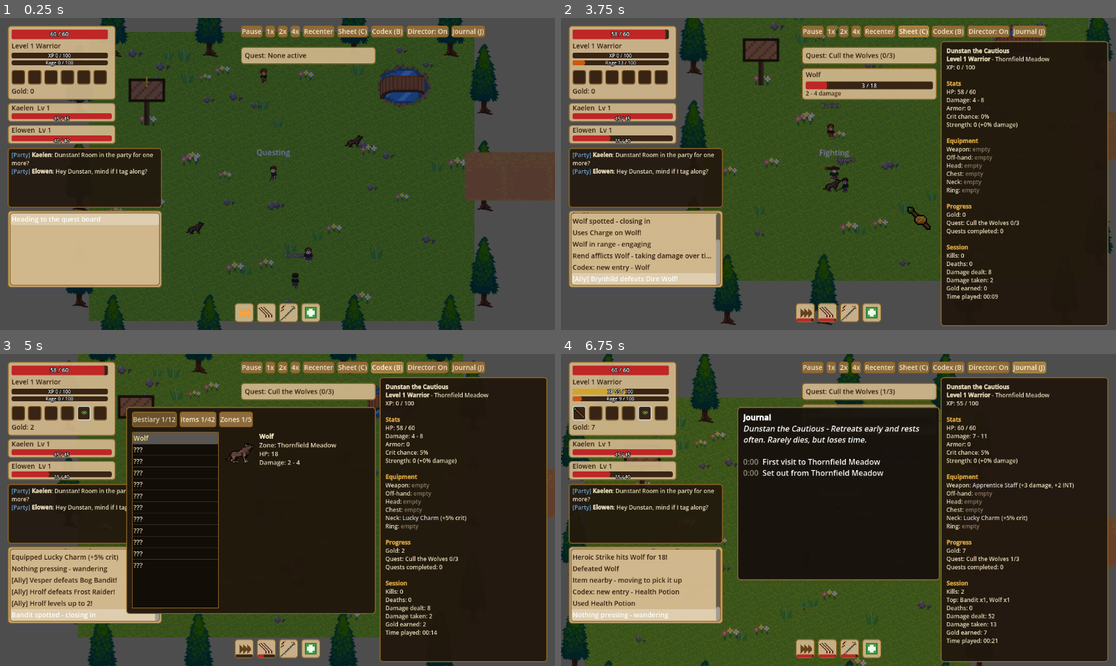
Above: before the commit, frames 1-4 (two rows, left to right).
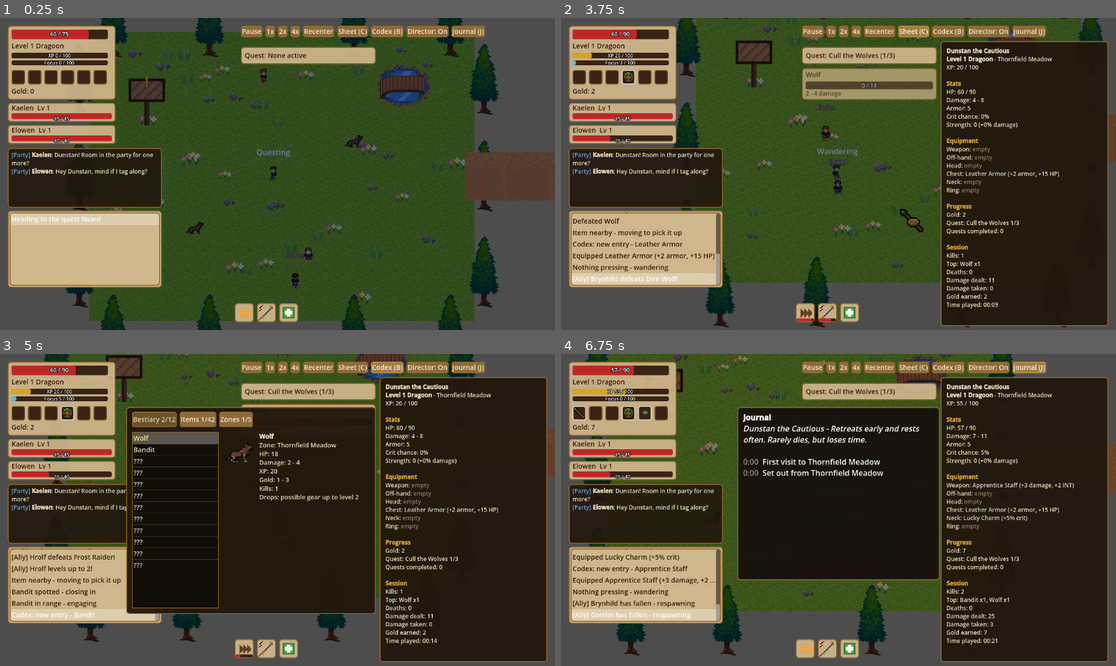
Above: after the commit, the same moments.

Repository: HexaLoid/ai-world-spectator
Game: Godot game, scene res://scenes/Main.tscn
The game is run twice, just before and just after one commit, with the same random seed, the same clock (stepped at 60 frames per second) and the same inputs.
Inputs:
- Up to frame 1 (0.25 s): no input
- Up to frame 2 (3.75 s): click "1x" at 0.5 s; click "2x" at 1.25 s; click "4x" at 2 s; click "Recenter" at 2.75 s; click "Sheet (C)" at 3.5 s
- Up to frame 3 (5 s): click "Codex (B)" at 4.25 s
- Up to frame 4 (6.75 s): click "Director: On" at 5 s; click "Director: Off" at 5.75 s; click "Journal (J)" at 6.5 s

The runs differ from the first frame. In frame 1, 0.6% of the frame differs, in the area x 6-58%, y 3-98%; in frame 2, 9.6%; in frame 3, 11%; in frame 4, 20%, in the area x 0-100%, y 0-100%.

Commit message:
Add the seven jobs, job helpers and class crit bonus
Co-Authored-By: Claude Sonnet 5 <noreply@anthropic.com>

Diff:
--- a/scripts/systems/ability_table.gd
+++ b/scripts/systems/ability_table.gd
@@ -9,8 +9,21 @@
 ## "resource_decay_per_second" both default to 0.0 if unset; a class sets
 ## whichever fits its resource (an aggressive one that drains when idle, like
 ## Rage, vs. a patient one that recovers over time, like Mana).
+## Select-screen order (by role): tank, melee, healer, magic.
+const JOB_ORDER := ["warrior", "black_belt", "thief", "dragoon", "white_mage", "mage", "red_mage"]
+
+static func job_ids() -> Array:
+	return JOB_ORDER
+
+## Display name of a job; unknown ids fall back to the capitalized id.
+static func job_name(id: String) -> String:
+	if id == "":
+		return "Adventurer"
+	return String(CLASSES.get(id, {}).get("name", id.capitalize()))
+
 const CLASSES := {
 	"warrior": {
+		"name": "Warrior", "role": "tank", "blurb": "Heavy armor and Rage. Charges in and holds the line.", "ally_hp_mult": 1.3, "ally_damage_mult": 0.85,
 		"resource_name": "Rage",
 		"resource_color": Color(0.8, 0.35, 0.05, 1.0),
 		"max_resource": 100.0,
@@ -25,6 +38,7 @@
 		"abilities": ["charge", "rend", "heroic_strike", "second_wind"],
 	},
 	"mage": {
+		"name": "Black Mage", "role": "magic", "blurb": "Burns foes from a distance with Mana spells.", "ally_hp_mult": 1.0, "ally_damage_mult": 1.0,
 		"resource_name": "Mana",
 		"resource_color": Color(0.25, 0.45, 0.9, 1.0),
 		"max_resource": 100.0,
@@ -43,11 +57,68 @@
 		# built by fighting, the opposite tradeoff from the warrior's Rage.
 		"abilities": ["frost_nova", "arcane_bolt", "mana_ward"],
 	},
+	"white_mage": {
+		"name": "White Mage", "role": "healer", "blurb": "Heals the party and herself. Light damage.",
+		"resource_name": "Mana", "resource_color": Color(0.85, 0.85, 1.0, 1.0),
+		"max_resource": 100.0, "resource_regen_per_second": 6.0,
+		"primary_stat": "intellect", "bonus_max_hp": 20, "bonus_armor": 4,
+		"stat_weights": {"damage": 2.5, "intellect": 2.0, "armor": 1.0, "max_hp": 0.5, "crit_chance": 100.0},
+		"sprite_tint": Color(1.0, 0.92, 0.92, 1.0),
+		"abilities": ["holy", "cure", "benediction"],
+		"ally_hp_mult": 0.9, "ally_damage_mult": 0.6,
+	},
+	"thief": {
+		"name": "Thief", "role": "melee", "blurb": "Fast and lucky: high crit, and steals extra gold.",
+		"resource_name": "Focus", "resource_color": Color(0.9, 0.8, 0.2, 1.0),
+		"max_resource": 100.0, "resource_decay_per_second": 2.0,
+		"rage_per_swing": 5.0, "rage_per_hit_taken": 3.0,
+		"primary_stat": "strength", "bonus_max_hp": 10, "bonus_armor": 2,
+		"bonus_crit_chance": 0.10, "gold_bonus_mult": 1.5,
+		"stat_weights": {"damage": 3.0, "strength": 1.5, "armor": 1.0, "max_hp": 0.4, "crit_chance": 150.0},
+		"sprite_tint": Color(0.5, 0.5, 0.58, 1.0),
+		"abilities": ["dash", "backstab", "poison"],
+		"ally_hp_mult": 0.9, "ally_damage_mult": 1.15,
+	},
+	"black_belt": {
+		"name": "Black Belt", "role": "melee", "blurb": "An unarmed fighter with rapid multi-hit combos.",
+		"resource_name": "Chakra", "resource_color": Color(1.0, 0.6, 0.2, 1.0),
+		"max_resource": 100.0, "resource_decay_per_second": 2.0,
+		"rage_per_swing": 8.0, "rage_per_hit_taken": 3.0,
+		"primary_stat": "strength", "bonus_max_hp": 20, "bonus_armor": 2,
+		"stat_weights": {"damage": 3.0, "strength": 2.0, "armor": 1.0, "max_hp": 0.6, "crit_chance": 100.0},
+		"sprite_tint": Color(1.0, 0.82, 0.55, 1.0),
+		"abilities": ["rush", "combo", "meditate"],
+		"ally_hp_mult": 1.1, "ally_damage_mult": 1.0,
+	},
+	"dragoon": {
+		"name": "Dragoon", "role": "melee", "blurb": "Leaps onto foes with a crushing spear strike.",
+		"resource_name": "Focus", "resource_color": Color(0.4, 0.7, 0.95, 1.0),
+		"max_resource": 100.0, "resource_decay_per_second": 2.0,
+		"rage_per_swing": 5.0, "rage_per_hit_taken": 3.0,
+		"primary_stat": "strength", "bonus_max_hp": 15, "bonus_armor": 3,
+		"stat_weights": {"damage": 3.0, "strength": 2.0, "armor": 1.5, "max_hp": 0.5, "crit_chance": 100.0},
+		"sprite_tint": Color(0.7, 0.85, 1.0, 1.0),
+		"abilities": ["jump", "impulse", "elusive"],
+		"ally_hp_mult": 1.0, "ally_damage_mult": 1.1,
+	},
+	"red_mage": {
+		"name": "Red Mage", "role": "magic", "blurb": "A hybrid: spells, a little healing, and steel.",
+		"resource_name": "Mana", "resource_color": Color(0.9, 0.3, 0.4, 1.0),
+		"max_resource": 100.0, "resource_regen_per_second": 5.0,
+		"primary_stat": "intellect", "bonus_max_hp": 20, "bonus_armor": 3,
+		"stat_weights": {"damage": 3.0, "intellect": 1.5, "strength": 1.0, "armor": 1.0, "max_hp": 0.4, "crit_chance": 100.0},
+		"sprite_tint": Color(1.0, 0.6, 0.62, 1.0),
+		"abilities": ["verthunder", "enfeeble", "vercure"],
+		"ally_hp_mult": 1.0, "ally_damage_mult": 1.0,
+	},
 }
 
 ## Each entry's "kind" selects which branch of Character's ability-execution
 ## code runs it: "gap_closer" (Charge), "melee_hit" (a bonus-damage attack),
-## "bleed" (a damage-over-time application), "self_heal" (Second Wind).
+## "bleed" (a damage-over-time application), "self_heal" (Second Wind),
+## "ally_heal" (Cure: heals the lowest-HP party member below "heal_below").
+## Optional parameters: "hit_count" (melee_hit strikes N times) and
+## "damage_multiplier" on a gap_closer (a jump hit lands on arrival).
 const ABILITIES := {
 	"charge": {
 		"name": "Charge",
@@ -111,4 +182,19 @@
 		"kind": "self_heal",
 		"heal_percent": 0.3,
 	},
+	"holy": {"name": "Holy", "icon": "res://assets/icons/arcane_bolt_icon.png", "resource_cost": 15.0, "cooldown_ms": 3500, "kind": "melee_hit", "damage_multiplier": 1.6},
+	"cure": {"name": "Cure", "icon": "res://assets/icons/potion_icon.png", "resource_cost": 20.0, "cooldown_ms": 5000, "kind": "ally_heal", "heal_percent": 0.30, "heal_below": 0.65},
+	"benediction": {"name": "Benediction", "icon": "res://assets/icons/mana_ward_icon.png", "resource_cost": 25.0, "cooldown_ms": 25000, "kind": "self_heal", "heal_percent": 0.35},
+	"dash": {"name": "Dash", "icon": "res://assets/icons/charge_icon.png", "resource_cost": 0.0, "resource_gain": 10.0, "cooldown_ms": 8000, "kind": "gap_closer"},
+	"backstab": {"name": "Backstab", "icon": "res://assets/icons/heroic_strike_icon.png", "resource_cost": 15.0, "cooldown_ms": 3500, "kind": "melee_hit", "damage_multiplier": 2.0},
+	"poison": {"name": "Poison", "icon": "res://assets/icons/rend_icon.png", "resource_cost": 10.0, "cooldown_ms": 8000, "kind": "bleed", "tick_damage_min": 2, "tick_damage_max": 4, "tick_count": 5, "tick_interval_ms": 1500},
+	"rush": {"name": "Rush", "icon": "res://assets/icons/charge_icon.png", "resource_cost": 0.0, "resource_gain": 15.0, "cooldown_ms": 7000, "kind": "gap_closer"},
+	"combo": {"name": "Combo", "icon": "res://assets/icons/heroic_strike_icon.png", "resource_cost": 20.0, "cooldown_ms": 5000, "kind": "melee_hit", "damage_multiplier": 0.8, "hit_count": 3},
+	"meditate": {"name": "Meditate", "icon": "res://assets/icons/second_wind_icon.png", "resource_cost": 0.0, "cooldown_ms": 25000, "kind": "self_heal", "heal_percent": 0.30},
+	"jump": {"name": "Jump", "icon": "res://assets/icons/charge_icon.png", "resource_cost": 0.0, "resource_gain": 15.0, "cooldown_ms": 8000, "kind": "gap_closer", "damage_multiplier": 1.6},
+	"impulse": {"name": "Impulse", "icon": "res://assets/icons/heroic_strike_icon.png", "resource_cost": 15.0, "cooldown_ms": 3000, "kind": "melee_hit", "damage_multiplier": 1.8},
+	"elusive": {"name": "Elusive", "icon": "res://assets/icons/second_wind_icon.png", "resource_cost": 0.0, "cooldown_ms": 30000, "kind": "self_heal", "heal_percent": 0.20},
+	"verthunder": {"name": "Verthunder", "icon": "res://assets/icons/arcane_bolt_icon.png", "resource_cost": 20.0, "cooldown_ms": 3500, "kind": "melee_hit", "damage_multiplier": 2.0},
+	"enfeeble": {"name": "Enfeeble", "icon": "res://assets/icons/frost_nova_icon.png", "resource_cost": 15.0, "cooldown_ms": 9000, "kind": "bleed", "tick_damage_min": 2, "tick_damage_max": 4, "tick_count": 4, "tick_interval_ms": 1500},
+	"vercure": {"name": "Vercure", "icon": "res://assets/icons/mana_ward_icon.png", "resource_cost": 25.0, "cooldown_ms": 20000, "kind": "self_heal", "heal_percent": 0.25},
 }
--- a/scripts/systems/stat_calculator.gd
+++ b/scripts/systems/stat_calculator.gd
@@ -35,7 +35,7 @@
 		"max_hp": int(base["max_hp"]) + int(class_def.get("bonus_max_hp", 0)) + roundi(float(gear.get("max_hp", 0.0))),
 		"damage_min": roundi((float(base["damage_min"]) + gear_damage) * damage_multiplier),
 		"damage_max": roundi((float(base["damage_max"]) + gear_damage) * damage_multiplier),
-		"crit_chance": float(base["crit_chance"]) + float(gear.get("crit_chance", 0.0)),
+		"crit_chance": float(base["crit_chance"]) + float(class_def.get("bonus_crit_chance", 0.0)) + float(gear.get("crit_chance", 0.0)),
 		"armor": int(class_def.get("bonus_armor", 0)) + roundi(float(gear.get("armor", 0.0))),
 	}
 
--- a/tests/run_tests.gd
+++ b/tests/run_tests.gd
@@ -32,6 +32,7 @@
 	"res://tests/suite_narrator_lines.gd",
 	"res://tests/suite_recap_text.gd",
 	"res://tests/suite_ability_math.gd",
+	"res://tests/suite_job_table.gd",
 ]
 
 var checks := 0
--- /dev/null
+++ b/tests/suite_job_table.gd
@@ -0,0 +1,56 @@
+extends RefCounted
+
+const ROLES := ["tank", "healer", "melee", "magic"]
+const KINDS := ["gap_closer", "melee_hit", "bleed", "self_heal", "ally_heal"]
+const KEYS := ["name", "role", "blurb", "resource_name", "resource_color", "max_resource", "primary_stat", "stat_weights", "sprite_tint", "abilities", "ally_hp_mult", "ally_damage_mult"]
+
+func run(t) -> void:
+	t.check_eq(AbilityTable.JOB_ORDER.size(), 7, "seven jobs")
+	t.check_eq(AbilityTable.job_ids(), AbilityTable.JOB_ORDER, "job_ids returns the order")
+	t.check_eq(AbilityTable.CLASSES.size(), 7, "CLASSES has exactly the seven jobs")
+	for id in AbilityTable.CLASSES.keys():
+		t.check(AbilityTable.JOB_ORDER.has(id), "%s is in JOB_ORDER" % id)
+	for id in AbilityTable.JOB_ORDER:
+		var def: Dictionary = AbilityTable.CLASSES[id]
+		for key in KEYS:
+			t.check(def.has(key), "%s has %s" % [id, key])
+		t.check(ROLES.has(def["role"]), "%s: valid role" % id)
+		t.check(["strength", "intellect"].has(def["primary_stat"]), "%s: known primary stat" % id)
+		t.check(float(def["ally_hp_mult"]) > 0.0 and float(def["ally_damage_mult"]) > 0.0, "%s: positive ally multipliers" % id)
+		for stat in def["stat_weights"].keys():
+			t.check(float(def["stat_weights"][stat]) > 0.0, "%s: weight %s positive" % [id, stat])
+		var damaging := false
+		for ability_id in def["abilities"]:
+			t.check(AbilityTable.ABILITIES.has(ability_id), "%s: ability %s exists" % [id, ability_id])
+			var ability: Dictionary = AbilityTable.ABILITIES.get(ability_id, {})
+			t.check(KINDS.has(ability.get("kind", "")), "%s/%s: known kind" % [id, ability_id])
+			t.check(int(ability.get("cooldown_ms", 0)) > 0, "%s/%s: positive cooldown" % [id, ability_id])
+			t.check(ResourceLoader.exists(String(ability.get("icon", ""))), "%s/%s: icon exists" % [id, ability_id])
+			if ability.get("kind", "") in ["melee_hit", "bleed"]:
+				damaging = true
+		t.check(damaging, "%s has a damaging ability" % id)
+
+	# names and helpers
+	t.check_eq(AbilityTable.job_name("mage"), "Black Mage", "mage is displayed as Black Mage")
+	t.check_eq(AbilityTable.job_name("white_mage"), "White Mage", "job_name")
+	t.check_eq(AbilityTable.job_name("nope"), "Nope", "unknown id falls back to a capitalized id")
+	t.check_eq(AbilityTable.job_name(""), "Adventurer", "empty id falls back to Adventurer")
+
+	# roles and the special abilities
+	t.check_eq(AbilityTable.CLASSES["warrior"]["role"], "tank", "warrior is the tank")
+	t.check_eq(AbilityTable.CLASSES["white_mage"]["role"], "healer", "white mage is the healer")
+	var healer_kinds: Array = []
+	for ability_id in AbilityTable.CLASSES["white_mage"]["abilities"]:
+		healer_kinds.append(AbilityTable.ABILITIES[ability_id]["kind"])
+	t.check(healer_kinds.has("ally_heal"), "white mage can heal allies")
+	t.check(float(AbilityTable.CLASSES["thief"].get("gold_bonus_mult", 1.0)) > 1.0, "thief steals extra gold")
+	t.check(float(AbilityTable.CLASSES["thief"].get("bonus_crit_chance", 0.0)) > 0.0, "thief has innate crit")
+	t.check(int(AbilityTable.ABILITIES["combo"].get("hit_count", 1)) > 1, "black belt combo hits several times")
+	t.check(AbilityMath.jump_multiplier(AbilityTable.ABILITIES["jump"]) > 0.0, "dragoon jump lands a hit")
+
+	# the two original jobs keep their numbers
+	t.check_eq(AbilityTable.CLASSES["warrior"]["abilities"], ["charge", "rend", "heroic_strike", "second_wind"], "warrior abilities unchanged")
+	t.check_eq(AbilityTable.CLASSES["mage"]["abilities"], ["frost_nova", "arcane_bolt", "mana_ward"], "mage abilities unchanged")
+	t.check_eq(int(AbilityTable.CLASSES["mage"]["bonus_max_hp"]), 25, "mage bonus HP unchanged")
+	t.check_eq(int(AbilityTable.CLASSES["mage"]["bonus_armor"]), 5, "mage bonus armor unchanged")
+	t.done()
--- a/tests/suite_stat_calculator.gd
+++ b/tests/suite_stat_calculator.gd
@@ -51,4 +51,9 @@
 	t.check_eq(StatCalculator.mitigate(10, 25), 5, "25 armor halves damage (100 / (100 + 25x4))")
 	t.check_eq(StatCalculator.mitigate(1, 100), 1, "damage never mitigated below 1")
 	t.check_eq(StatCalculator.mitigate(0, 50), 0, "zero damage stays zero")
+	# bonus_crit_chance is a flat class bonus on top of gear
+	var crit_class := {"bonus_crit_chance": 0.10}
+	t.check_near(float(StatCalculator.derive(base, {}, crit_class)["crit_chance"]), 0.10, "class crit bonus")
+	t.check_near(float(StatCalculator.derive(base, {"neck": "lucky_charm"}, crit_class)["crit_chance"]), 0.10 + float(StatCalculator.derive(base, {"neck": "lucky_charm"}, {})["crit_chance"]), "class crit stacks with gear")
+	t.check_near(float(StatCalculator.derive(base, {}, warrior)["crit_chance"]), 0.0, "no class crit bonus by default")
 	t.done()
Not shown, added: tests/suite_job_table.gd.uid
